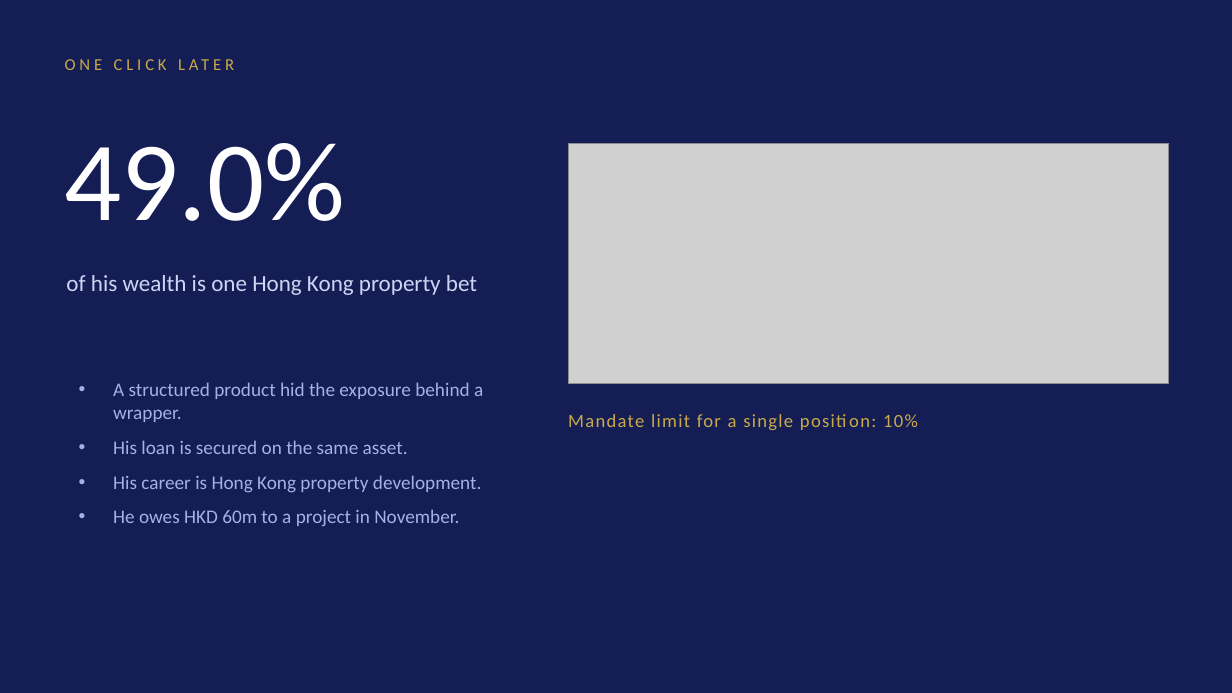
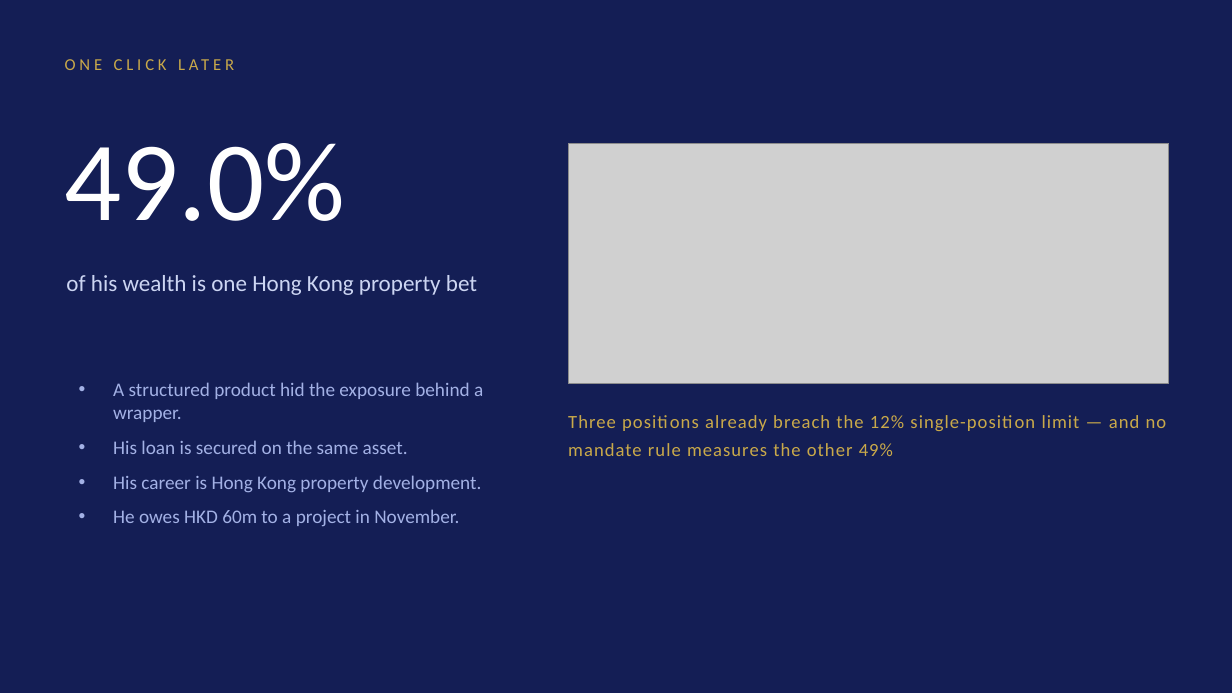
Before and after one commit to jvvinoth/Foresight-RM, a slide deck: slide 3 of docs/Foresight-RM-Pitch.pptx. Drawn at 1232x693 pixels with LibreOffice and Linux fonts; fonts in the diff are those of the drawing; grey boxes stand for pictures. Boxes give left, top, right and bottom in pixels: in the first picture for what was removed or moved away, otherwise in the second. Text is boxed around its words. In the diff, an @@ line names an element or a change of style, - is before the commit and + after.

```diff
--- a/docs/Foresight-RM-Pitch.pptx
+++ b/docs/Foresight-RM-Pitch.pptx
@@ text at bbox=[568, 415, 1167, 456]: text changed @@
-Mandate limit for a single position: 10%
+Three positions already breach the 12% single-position limit — and no mandate rule measures the other 49%
```
Also in this commit, not shown: 1 other file.
